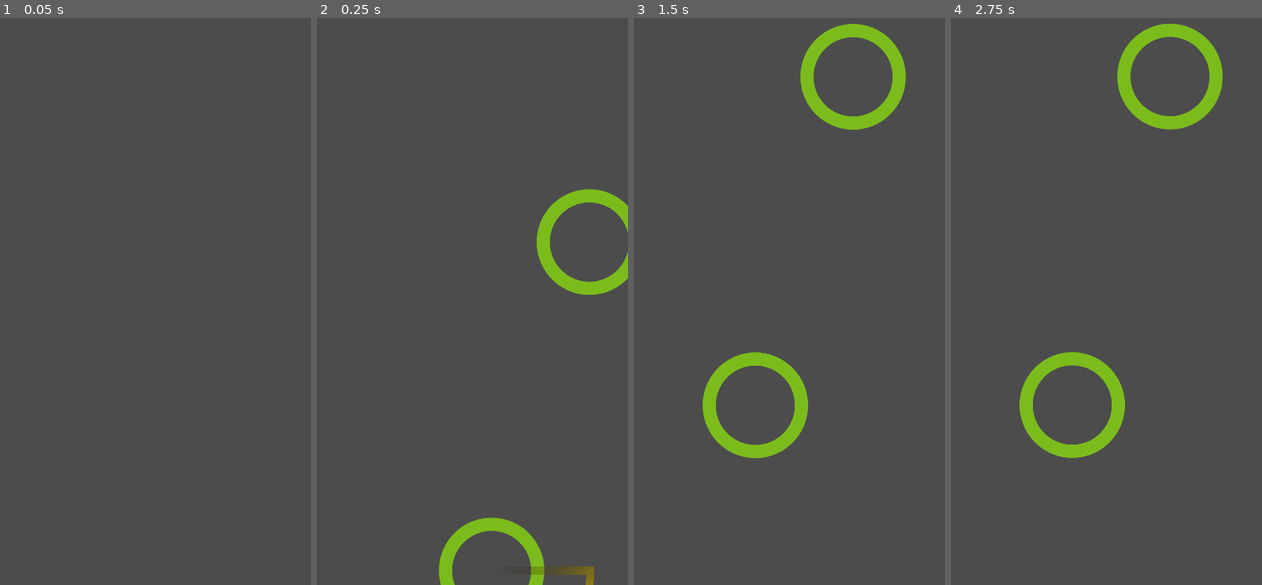
Above: before the commit, frames 1-4 (left to right).
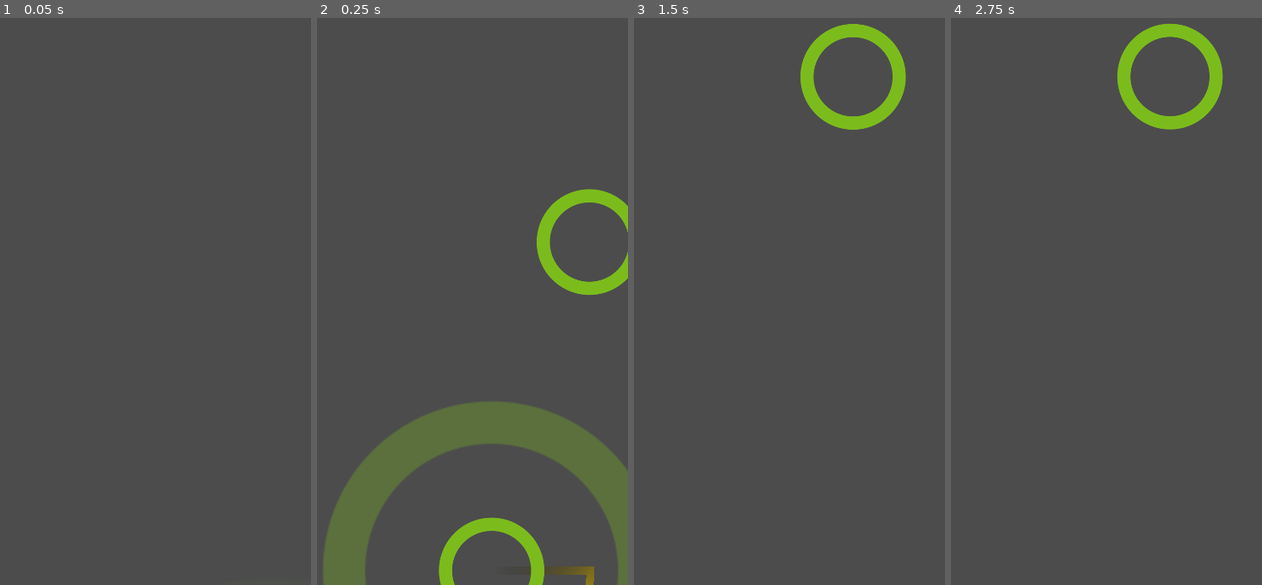
Above: after the commit, the same moments.

Repository: BoontonHighSchool/Circle-Jump
Game: Godot game, scene res://Main.tscn
Same seed, same stepped clock (60 frames per second), same inputs: the game is played once before the commit and once after it.
Inputs (mouse positions are in pixels of both pictures, inside the frame that each line leads up to):
- Up to frame 1 (0.05 s): no input
- Up to frame 2 (0.25 s): no input
- Up to frame 3 (1.5 s): move the mouse to (839, 210) at 0.52 s; click (839, 210) at 0.67 s; move the mouse to (677, 278) at 1.27 s; click (677, 278) at 1.42 s
- Up to frame 4 (2.75 s): tap Enter at 2 s; move the mouse to (1109, 97) at 2.02 s; click (1109, 97) at 2.17 s

The runs differ from the first frame. In frame 2, 10% of the frame differs, in the area x 2-100%, y 67-100%; in frame 3, 2.2%; in frame 4, 2.2%.

Commit message:
Added Circle animations

Diff:
--- a/Main.gd
+++ b/Main.gd
@@ -28,4 +28,5 @@
 
 func _on_Jumper_captured(object):
 	$Camera2D.position = object.position
+	object.capture()
 	call_deferred("spawn_circle")
--- a/objects/Circle.gd
+++ b/objects/Circle.gd
@@ -16,3 +16,12 @@
 
 func _process(delta):
 	$Pivot.rotation += rotation_speed * delta
+
+func capture():
+	$AnimationPlayer.play("capture")
+
+func implode():
+	if !$AnimationPlayer.is_playing():
+		$AnimationPlayer.play("implode")
+	yield($AnimationPlayer, "animation_finished")
+	queue_free()
--- a/objects/Circle.tscn
+++ b/objects/Circle.tscn
@@ -10,10 +10,147 @@
 
 [sub_resource type="CircleShape2D" id=2]
 
+[sub_resource type="Animation" id=3]
+length = 0.001
+tracks/0/type = "value"
+tracks/0/path = NodePath(".:scale")
+tracks/0/interp = 1
+tracks/0/loop_wrap = true
+tracks/0/imported = false
+tracks/0/enabled = true
+tracks/0/keys = {
+"times": PoolRealArray( 0 ),
+"transitions": PoolRealArray( 1 ),
+"update": 0,
+"values": [ Vector2( 1, 1 ) ]
+}
+tracks/1/type = "value"
+tracks/1/path = NodePath(".:modulate")
+tracks/1/interp = 1
+tracks/1/loop_wrap = true
+tracks/1/imported = false
+tracks/1/enabled = true
+tracks/1/keys = {
+"times": PoolRealArray( 0 ),
+"transitions": PoolRealArray( 1 ),
+"update": 0,
+"values": [ Color( 1, 1, 1, 1 ) ]
+}
+tracks/2/type = "value"
+tracks/2/path = NodePath("SpriteEffect:visible")
+tracks/2/interp = 1
+tracks/2/loop_wrap = true
+tracks/2/imported = false
+tracks/2/enabled = true
+tracks/2/keys = {
+"times": PoolRealArray( 0 ),
+"transitions": PoolRealArray( 1 ),
+"update": 0,
+"values": [ false ]
+}
+tracks/3/type = "value"
+tracks/3/path = NodePath("SpriteEffect:scale")
+tracks/3/interp = 1
+tracks/3/loop_wrap = true
+tracks/3/imported = false
+tracks/3/enabled = true
+tracks/3/keys = {
+"times": PoolRealArray( 0 ),
+"transitions": PoolRealArray( 1 ),
+"update": 0,
+"values": [ Vector2( 1, 1 ) ]
+}
+tracks/4/type = "value"
+tracks/4/path = NodePath("SpriteEffect:self_modulate")
+tracks/4/interp = 1
+tracks/4/loop_wrap = true
+tracks/4/imported = false
+tracks/4/enabled = true
+tracks/4/keys = {
+"times": PoolRealArray( 0 ),
+"transitions": PoolRealArray( 1 ),
+"update": 0,
+"values": [ Color( 1, 1, 1, 1 ) ]
+}
+
+[sub_resource type="Animation" id=4]
+resource_name = "capture"
+length = 0.5
+step = 0.01
+tracks/0/type = "value"
+tracks/0/path = NodePath("SpriteEffect:scale")
+tracks/0/interp = 1
+tracks/0/loop_wrap = true
+tracks/0/imported = false
+tracks/0/enabled = true
+tracks/0/keys = {
+"times": PoolRealArray( 0, 0.5 ),
+"transitions": PoolRealArray( 1, 1 ),
+"update": 0,
+"values": [ Vector2( 3, 3 ), Vector2( 1e-05, 1e-05 ) ]
+}
+tracks/1/type = "value"
+tracks/1/path = NodePath("SpriteEffect:visible")
+tracks/1/interp = 1
+tracks/1/loop_wrap = true
+tracks/1/imported = false
+tracks/1/enabled = true
+tracks/1/keys = {
+"times": PoolRealArray( 0, 0.02 ),
+"transitions": PoolRealArray( 1, 1 ),
+"update": 1,
+"values": [ false, true ]
+}
+tracks/2/type = "value"
+tracks/2/path = NodePath("SpriteEffect:self_modulate")
+tracks/2/interp = 1
+tracks/2/loop_wrap = true
+tracks/2/imported = false
+tracks/2/enabled = true
+tracks/2/keys = {
+"times": PoolRealArray( 0, 0.5 ),
+"transitions": PoolRealArray( 1, 1 ),
+"update": 0,
+"values": [ Color( 1, 1, 1, 0 ), Color( 1, 1, 1, 0.694118 ) ]
+}
+
+[sub_resource type="Animation" id=5]
+resource_name = "implode"
+length = 0.4
+tracks/0/type = "value"
+tracks/0/path = NodePath(".:scale")
+tracks/0/interp = 1
+tracks/0/loop_wrap = true
+tracks/0/imported = false
+tracks/0/enabled = true
+tracks/0/keys = {
+"times": PoolRealArray( 0, 0.4 ),
+"transitions": PoolRealArray( 1, 1 ),
+"update": 0,
+"values": [ Vector2( 1, 1 ), Vector2( 0.1, 0.1 ) ]
+}
+tracks/1/type = "value"
+tracks/1/path = NodePath(".:modulate")
+tracks/1/interp = 1
+tracks/1/loop_wrap = true
+tracks/1/imported = false
+tracks/1/enabled = true
+tracks/1/keys = {
+"times": PoolRealArray( 0, 0.4 ),
+"transitions": PoolRealArray( 1, 1 ),
+"update": 0,
+"values": [ Color( 1, 1, 1, 1 ), Color( 1, 1, 1, 0 ) ]
+}
+
 [node name="Circle" type="Area2D"]
 script = ExtResource( 1 )
 
 [node name="Sprite" type="Sprite" parent="."]
+material = SubResource( 1 )
+texture = ExtResource( 2 )
+
+[node name="SpriteEffect" type="Sprite" parent="."]
+visible = false
 material = SubResource( 1 )
 texture = ExtResource( 2 )
 
@@ -23,3 +160,8 @@
 [node name="Pivot" type="Node2D" parent="."]
 
 [node name="OrbitPosition" type="Position2D" parent="Pivot"]
+
+[node name="AnimationPlayer" type="AnimationPlayer" parent="."]
+anims/RESET = SubResource( 3 )
+anims/capture = SubResource( 4 )
+anims/implode = SubResource( 5 )
--- a/objects/Jumper.gd
+++ b/objects/Jumper.gd
@@ -12,6 +12,7 @@
 		jump()
 
 func jump():
+	target.implode()
 	target = null
 	velocity = transform.x * jump_speed
 
--- a/objects/Jumper.tscn
+++ b/objects/Jumper.tscn
@@ -27,6 +27,7 @@
 [node name="Trail" type="Node" parent="."]
 
 [node name="Points" type="Line2D" parent="Trail"]
+z_index = -1
 gradient = SubResource( 2 )
 
 [connection signal="area_entered" from="." to="." method="_on_Jumper_area_entered"]
Not shown: 1 places in objects/Circle.tscn that only renumber resources
